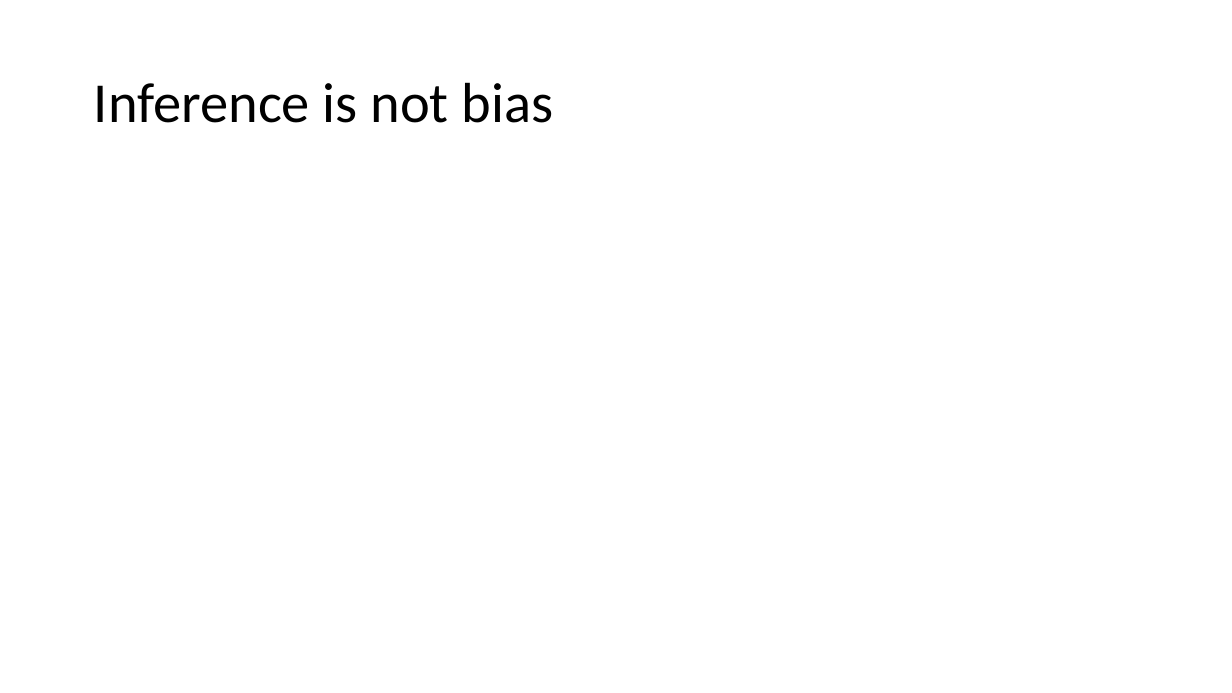
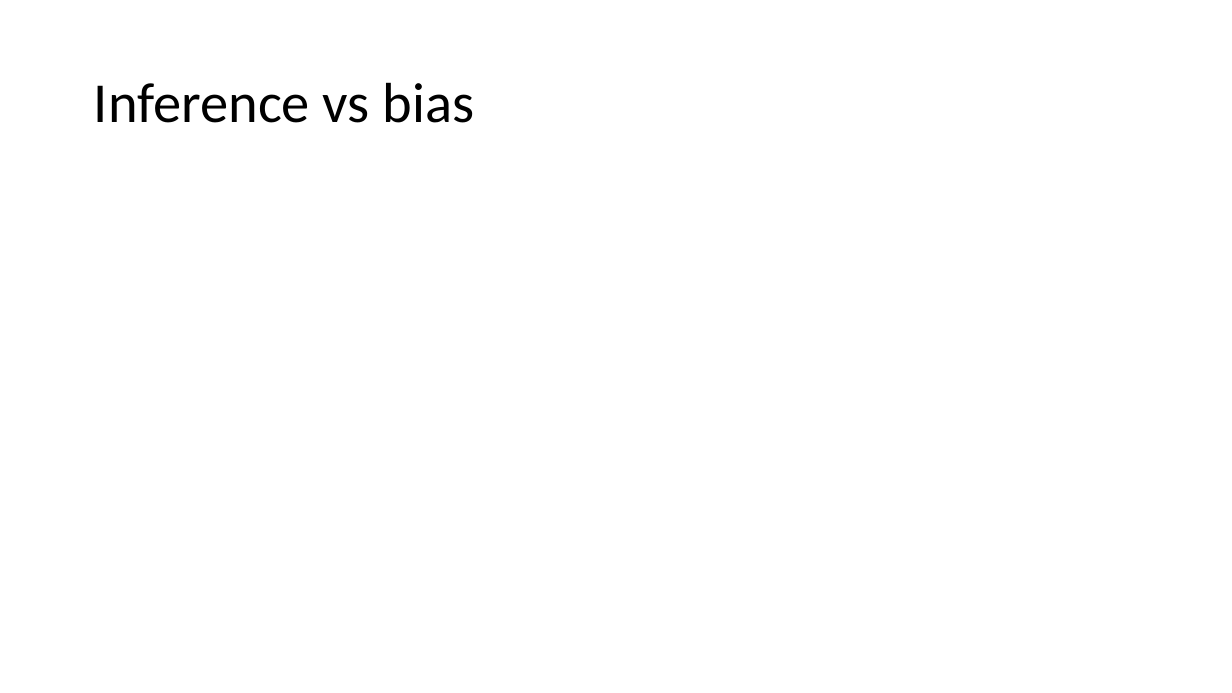
Before and after one commit to shoepaladin/causalinference_crashcourse, a slide deck: slide 26 of Powerpoints/3 Inference.pptx (slide 8 before the commit). Drawn at 1232x693 pixels with LibreOffice and Linux fonts; fonts in the diff are those of the drawing; grey boxes stand for pictures. Boxes give left, top, right and bottom in pixels: in the first picture for what was removed or moved away, otherwise in the second. Text is boxed around its words. In the diff, an @@ line names an element or a change of style, - is before the commit and + after.

```diff
--- a/Powerpoints/3 Inference.pptx
+++ b/Powerpoints/3 Inference.pptx
@@ title at [94,82,475,123]: text changed @@
-Inference is not bias
+Inference vs bias
```
Also in this commit, not shown: 2 other slides changed, 8 slides added, 1 slide removed, 2 other files.
